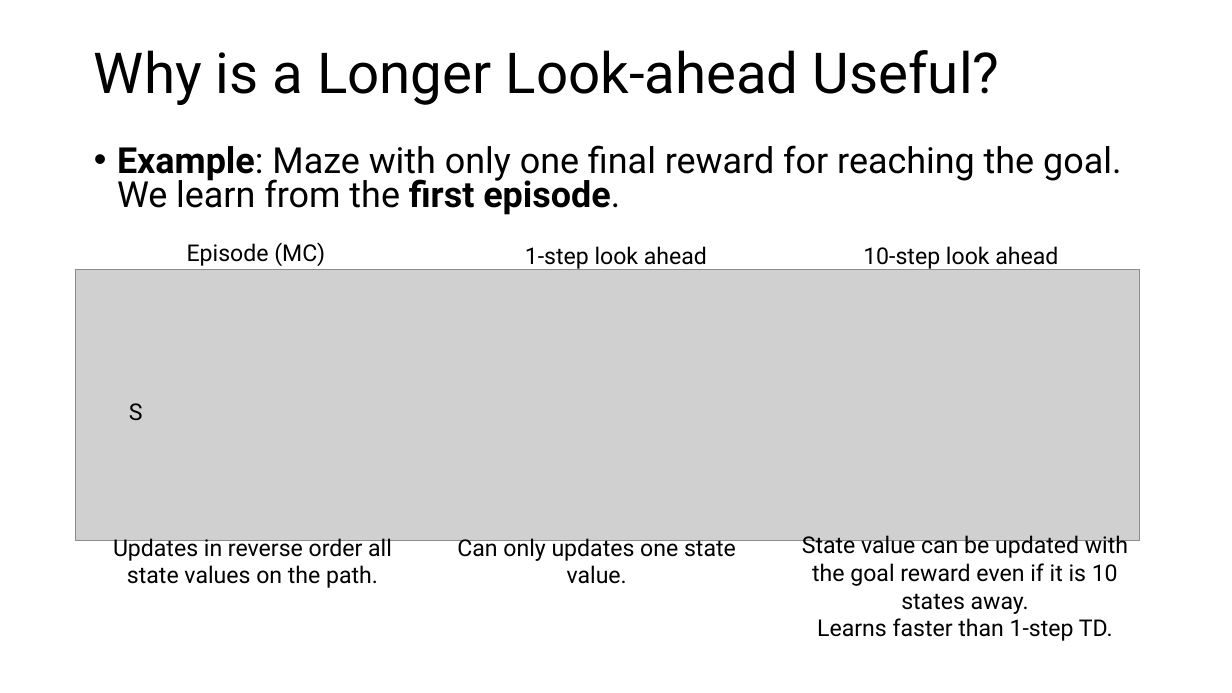
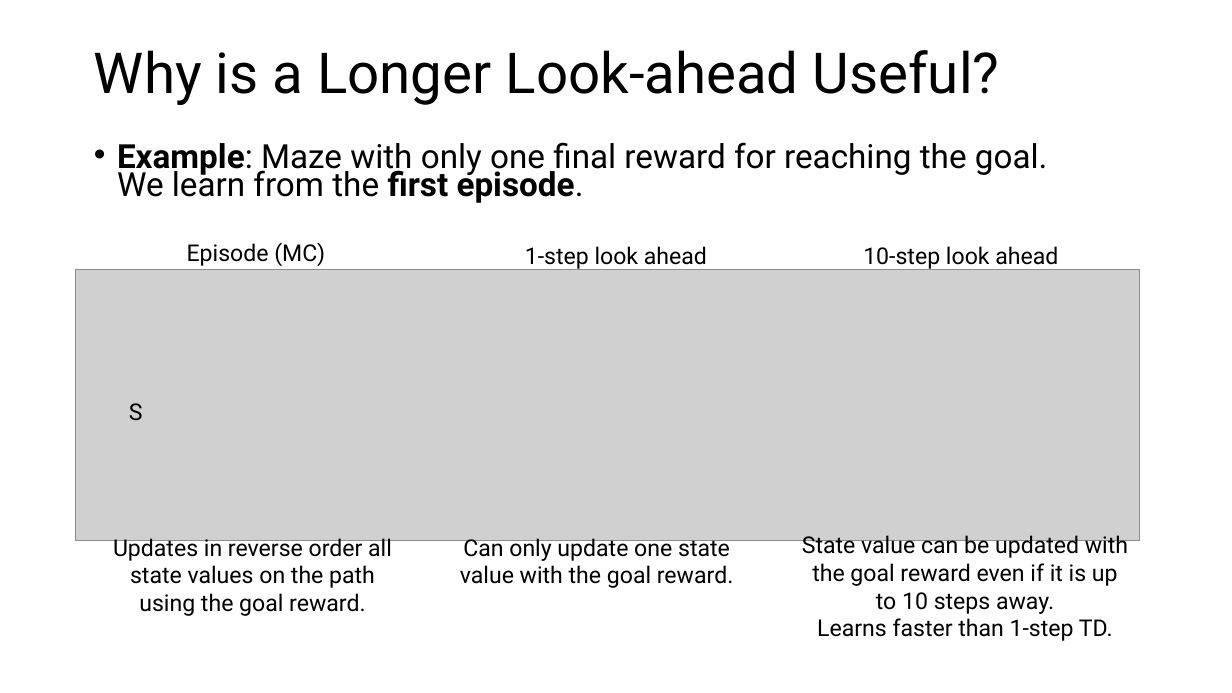
Before and after one commit to mhahsler/Introduction_to_Reinforcement_Learning, a slide deck: slide 5 of slides/Lecture_Chapter07.pptx. Drawn at 1232x693 pixels with LibreOffice and Linux fonts; fonts in the diff are those of the drawing; grey boxes stand for pictures. Boxes give left, top, right and bottom in pixels: in the first picture for what was removed or moved away, otherwise in the second. Text is boxed around its words. In the diff, an @@ line names an element or a change of style, - is before the commit and + after.

```diff
--- a/slides/Lecture_Chapter07.pptx
+++ b/slides/Lecture_Chapter07.pptx
@@ text "Example: Maze with only one ..." at [117,142,1048,203]: size 28 to 25.9 pt; line spacing 0.8 to 0.7 @@
@@ text at [113,538,392,616]: text changed @@
-Updates in reverse order all state values on the path.
+Updates in reverse order all state values on the path using the goal reward.
@@ text at [460,538,733,588]: text changed @@
-Can only updates one state value.
+Can only update one state value with the goal reward.
@@ text at [802,535,1128,641]: text changed @@
-State value can be updated with the goal reward even if it is 10 states away.
-Learns faster than 1-step TD.
+State value can be updated with the goal reward even if it is up to 10 steps away.
+Learns faster than 1-step TD.
```
Also in this commit, not shown: 5 other slides changed, 1 slide added, 1 slide removed, 1 other file.
